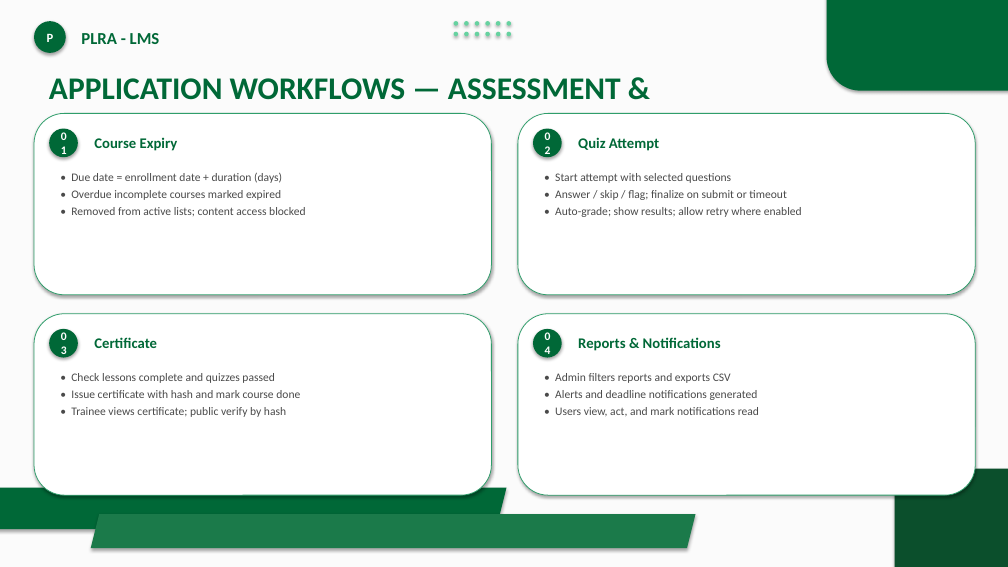
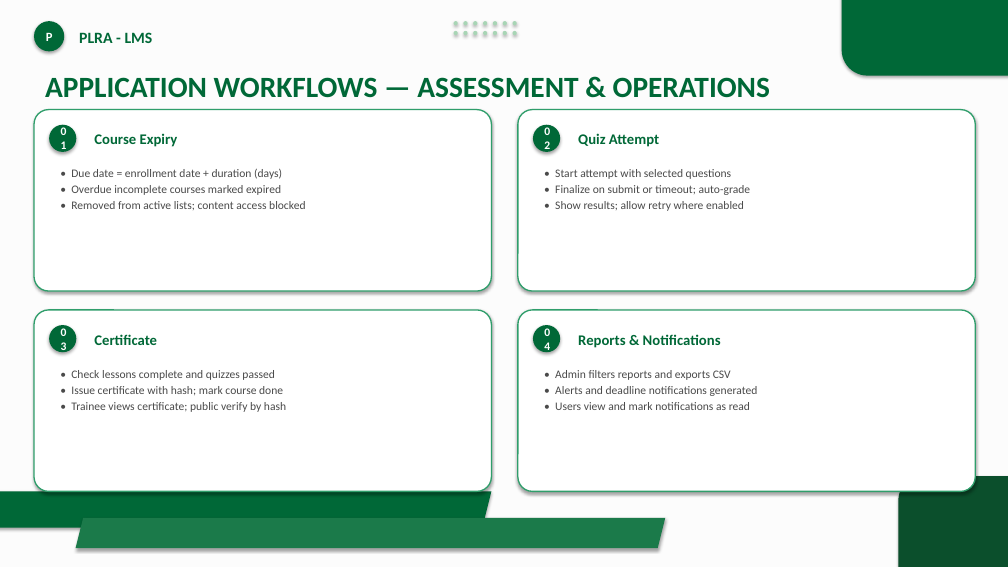
Before and after one commit to GulraizAhmed/GulraizAhmed, a slide deck: slide 15 of PLRA_LMS_Presentation.pptx. Drawn at 1008x567 pixels with LibreOffice and Linux fonts; fonts in the diff are those of the drawing. Boxes give left, top, right and bottom in pixels: in the first picture for what was removed or moved away, otherwise in the second. Text is boxed around its words. In the diff, an @@ line names an element or a change of style, - is before the commit and + after.

```diff
--- a/PLRA_LMS_Presentation.pptx
+++ b/PLRA_LMS_Presentation.pptx
@@ rectangle at <box>0,0,1008,567</box>: fill #FBFBFB to #FCFCFC @@
@@ text "PLRA - LMS" at <box>79,32,153,43</box>: size 16 to 15 pt; less space between paragraphs @@
@@ ellipse: place and size @@
-ellipse at <box>507,21,511,26</box>
+ellipse at <box>503,21,507,26</box>
@@ fill #66D2A0 to #A8D5B5 in 12 elements at <box>454,21,458,26</box>, <box>464,21,468,26</box>, <box>473,21,478,26</box>, <box>483,21,488,26</box>, <box>493,21,498,26</box>, <box>503,21,507,26</box>, <box>454,31,458,36</box>, <box>464,31,468,36</box>, <box>473,31,478,36</box>, <box>483,31,488,36</box>, <box>493,31,498,36</box>, <box>513,21,517,26</box> @@
@@ ellipse: place and size @@
-ellipse at <box>454,32,458,36</box>
+ellipse at <box>513,21,517,26</box>
@@ rounded rectangle: place and size @@
-rounded rectangle at <box>827,0,1008,91</box>
+rounded rectangle at <box>842,0,1008,76</box>
@@ rounded rectangle at <box>842,0,1008,76</box>: proportions changed @@
@@ 3 ellipses: place and size @@
-3 ellipses at <box>464,32,490,36</box>
+3 ellipses at <box>454,31,478,36</box>
@@ ellipse: place and size @@
-ellipse at <box>496,32,501,36</box>
+ellipse at <box>483,31,488,36</box>
@@ ellipse: place and size @@
-ellipse at <box>507,32,511,36</box>
+ellipse at <box>493,31,498,36</box>
@@ ellipse added at <box>503,31,507,36</box>, fill #A8D5B5 @@
@@ ellipse added at <box>513,31,517,36</box>, fill #A8D5B5 @@
@@ text "APPLICATION WORKFLOWS — ASSESSMENT & ..." at <box>45,77,770,98</box>: size 30 to 28 pt; less space between paragraphs @@
@@ less space between paragraphs in 10 elements at <box>34,21,64,51</box>, <box>94,133,178,147</box>, <box>71,169,305,210</box>, <box>578,133,659,147</box>, <box>94,334,157,345</box>, <box>578,334,721,348</box>, <box>533,325,560,352</box>, <box>49,325,76,352</box>, <box>533,125,560,152</box>, <box>49,125,76,152</box> @@
@@ text at <box>555,169,731,179</box>: less space between paragraphs @@
@@ text at <box>555,185,751,211</box>: text changed @@
-• Answer / skip / flag; finalize on submit or timeout
-• Auto-grade; show results; allow retry where enabled
+• Finalize on submit or timeout; auto-grade
+• Show results; allow retry where enabled
@@ 4 ellipses, 4 rounded rectangles: place and size @@
-4 ellipses, 4 rounded rectangles at <box>34,113,975,495</box>
+4 ellipses, 4 rounded rectangles at <box>34,110,975,492</box>
@@ outline #2F9E6B 0.75 pt to #2F9E6B 1.25 pt; proportions changed in 4 elements at <box>34,110,492,291</box>, <box>518,110,975,291</box>, <box>34,310,492,492</box>, <box>518,310,975,492</box> @@
@@ text at <box>71,386,283,395</box>: text changed @@
-• Issue certificate with hash and mark course done
+• Issue certificate with hash; mark course done
@@ text at <box>71,370,286,412</box>: less space between paragraphs @@
@@ text at <box>555,370,758,396</box>: less space between paragraphs @@
@@ text at <box>555,402,750,410</box>: text changed @@
-• Users view, act, and mark notifications read
+• Users view and mark notifications as read
@@ rounded rectangle: place and size @@
-rounded rectangle at <box>895,469,1008,567</box>
+rounded rectangle at <box>898,476,1008,567</box>
@@ parallelogram: place and size @@
-parallelogram at <box>0,488,507,529</box>
+parallelogram at <box>0,492,492,528</box>
@@ parallelogram: place and size @@
-parallelogram at <box>91,514,696,548</box>
+parallelogram at <box>76,518,665,548</box>
```
Also in this commit, not shown: 17 other slides changed, 1 other file.
